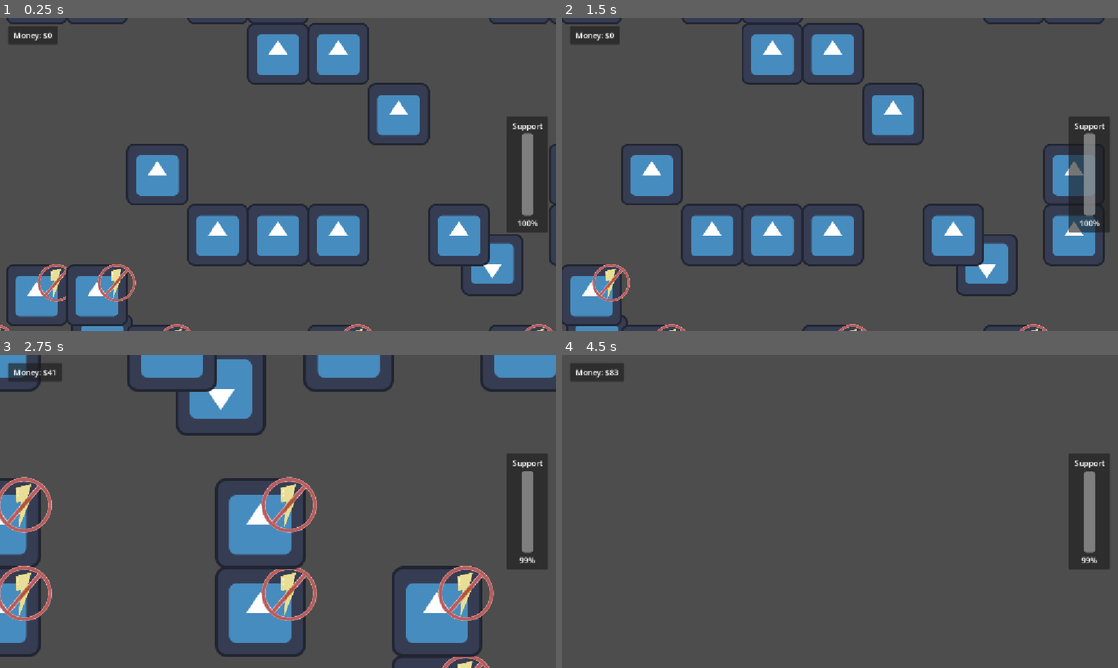
Above: before the commit, frames 1-4 (two rows, left to right).
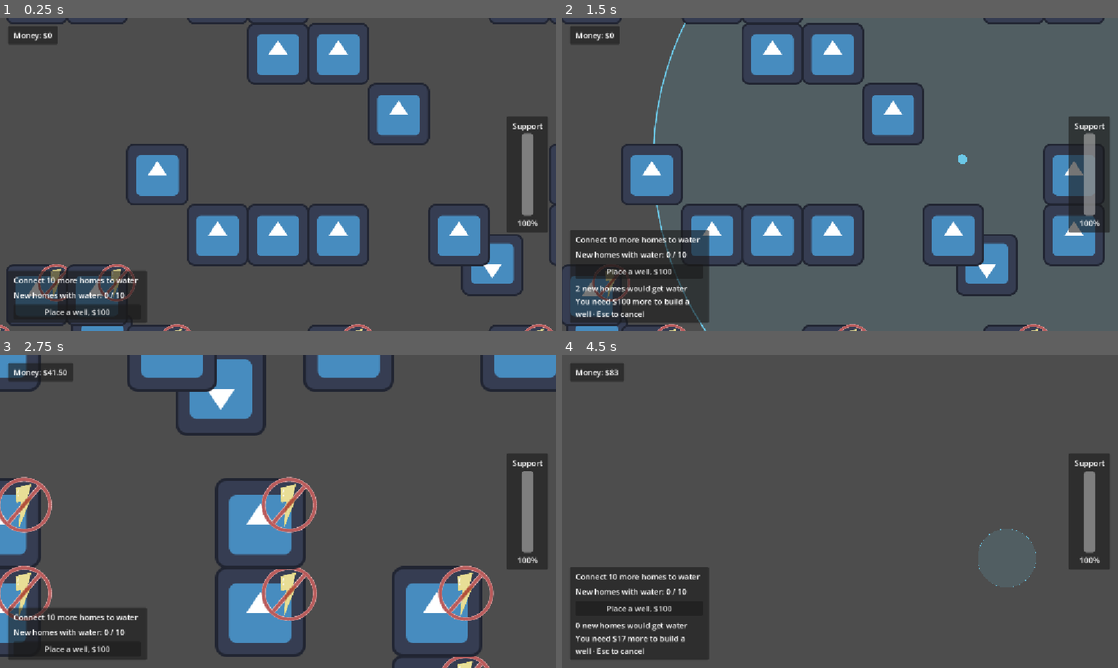
Above: after the commit, the same moments.

Repository: vini-44/cascadia-bounce-back
Game: Godot game, scene res://scenes/world_map.tscn
Same seed, same stepped clock (60 frames per second), same inputs: the game is played once before the commit and once after it. This scene is started directly instead of the project's main scene. The engine's default icon, where the game draws it, is replaced by a stand-in: a white triangle on a blue panel in a dark square.
Inputs (mouse positions are in pixels of both pictures, inside the frame that each line leads up to):
- Up to frame 1 (0.25 s): no input
- Up to frame 2 (1.5 s): click (639, 312) at 0.5 s, where only the run after the commit has a clickable "Place a well, $100"; tap Enter at 1.25 s; move the mouse to (962, 158) at 1.27 s; hold Right (ui_right) from 1.28 s (still down); hold B (place_well, bound only after the commit) from 1.28 s (still down); click (962, 158) at 1.42 s
- Up to frame 3 (2.75 s): move the mouse to (166, 527) at 2.02 s; release Right (ui_right) at 2.03 s; release B (place_well, bound only after the commit) at 2.03 s; hold Down (ui_down) from 2.03 s (still down); tap Q (Zoom in) at 2.1 s; click (166, 527) at 2.17 s; tap B (place_well, bound only after the commit) at 2.3 s
- Up to frame 4 (4.5 s): move the mouse to (895, 442) at 2.77 s; release Down (ui_down) at 2.78 s; hold Right (ui_right) 2.78-3.53 s; hold E (Zoom out) 2.78-3.53 s; click (895, 442) at 2.92 s; tap B (place_well, bound only after the commit) at 3.05, 3.6 s; move the mouse to (812, 574) at 3.52 s; hold Up (ui_up) 3.53-4.28 s; click (812, 574) at 3.67 s; move the mouse to (1006, 558) at 4.27 s; hold Left (ui_left) from 4.28 s (still down); hold B (place_well, bound only after the commit) from 4.28 s (still down); click (1006, 558) at 4.42 s

The runs differ from the first frame. In frame 1, 4.0% of the frame differs, in the area x 1-27%, y 80-98%; in frame 2, 7.0%, in the area x 1-73%, y 1-100%; in frame 3, 4.0%; in frame 4, 7.0%.

Commit message:
add well placement and water coverage goal

Diff:
--- a/project.godot
+++ b/project.godot
@@ -11,7 +11,7 @@
 [application]
 
 config/name="cascadia-bounce-back"
-run/main_scene="uid://oe0qmt8fd1co"
+run/main_scene="res://scenes/main_menu.tscn"
 config/features=PackedStringArray("4.7", "Forward Plus")
 config/icon="res://icon.svg"
 
@@ -64,6 +64,11 @@
 , Object(InputEventKey,"resource_local_to_scene":false,"resource_name":"","device":-1,"window_id":0,"alt_pressed":false …(183 unchanged characters)…
 ]
 }
+place_well={
+"deadzone": 0.5,
+"events": [Object(InputEventKey,"resource_local_to_scene":false,"resource_name":"","device":16,"window_id":0,"alt_pressed":false,"shift_pressed":false,"ctrl_pressed":false,"meta_pressed":false,"pressed":false,"keycode":0,"physical_keycode":66,"key_label":0,"unicode":0,"location":0,"echo":false,"script":null)
+]
+}
 "Zoom out"={
 "deadzone": 0.2,
 "events": [Object(InputEventKey,"resource_local_to_scene":false,"resource_name":"","device":-1,"window_id":0,"alt_press …(192 unchanged characters)…
--- a/scenes/world_map.tscn
+++ b/scenes/world_map.tscn
@@ -17,9 +17,8 @@
 
 [node name="Camera2D" type="Camera2D" parent="player" unique_id=1863578224]
 
-[node name="HUD" type="CanvasLayer" parent="." unique_id=365164596 node_paths=PackedStringArray("player")]
+[node name="HUD" type="CanvasLayer" parent="." unique_id=365164596]
 script = ExtResource("3_stats")
-player = NodePath("../player")
 
 [node name="MoneyPanel" type="PanelContainer" parent="HUD" unique_id=1429605165]
 offset_left = 16.0
@@ -88,6 +87,89 @@
 text = "100%"
 horizontal_alignment = 1
 
+[node name="BuildPanel" type="PanelContainer" parent="HUD"]
+anchor_top = 1.0
+anchor_bottom = 1.0
+offset_left = 16.0
+offset_top = -16.0
+offset_right = 304.0
+offset_bottom = -16.0
+grow_vertical = 0
+
+[node name="Padding" type="MarginContainer" parent="HUD/BuildPanel"]
+layout_mode = 2
+theme_override_constants/margin_left = 12
+theme_override_constants/margin_top = 8
+theme_override_constants/margin_right = 12
+theme_override_constants/margin_bottom = 8
+
+[node name="Details" type="VBoxContainer" parent="HUD/BuildPanel/Padding"]
+layout_mode = 2
+theme_override_constants/separation = 8
+
+[node name="WaterObjective" type="Label" parent="HUD/BuildPanel/Padding/Details"]
+unique_name_in_owner = true
+layout_mode = 2
+text = "Connect 10 more homes to water"
+
+[node name="WaterProgress" type="Label" parent="HUD/BuildPanel/Padding/Details"]
+unique_name_in_owner = true
+layout_mode = 2
+text = "New homes with water: 0 / 10"
+
+[node name="BuildWell" type="Button" parent="HUD/BuildPanel/Padding/Details"]
+unique_name_in_owner = true
+layout_mode = 2
+tooltip_text = "B: Place a well"
+text = "Place a well, $100"
+
+[node name="PreviewDetails" type="VBoxContainer" parent="HUD/BuildPanel/Padding/Details"]
+unique_name_in_owner = true
+visible = false
+layout_mode = 2
+
+[node name="PreviewCount" type="Label" parent="HUD/BuildPanel/Padding/Details/PreviewDetails"]
+unique_name_in_owner = true
+layout_mode = 2
+
+[node name="PreviewHint" type="Label" parent="HUD/BuildPanel/Padding/Details/PreviewDetails"]
+unique_name_in_owner = true
+layout_mode = 2
+autowrap_mode = 3
+
+[node name="ResultScreen" type="CenterContainer" parent="HUD"]
+unique_name_in_owner = true
+visible = false
+anchor_right = 1.0
+anchor_bottom = 1.0
+grow_horizontal = 2
+grow_vertical = 2
+
+[node name="ResultPanel" type="PanelContainer" parent="HUD/ResultScreen"]
+custom_minimum_size = Vector2(288, 0)
+layout_mode = 2
+
+[node name="Padding" type="MarginContainer" parent="HUD/ResultScreen/ResultPanel"]
+layout_mode = 2
+theme_override_constants/margin_left = 24
+theme_override_constants/margin_top = 16
+theme_override_constants/margin_right = 24
+theme_override_constants/margin_bottom = 16
+
+[node name="Result" type="VBoxContainer" parent="HUD/ResultScreen/ResultPanel/Padding"]
+layout_mode = 2
+theme_override_constants/separation = 16
+
+[node name="ResultMessage" type="Label" parent="HUD/ResultScreen/ResultPanel/Padding/Result"]
+unique_name_in_owner = true
+layout_mode = 2
+horizontal_alignment = 1
+autowrap_mode = 3
+
+[node name="Retry" type="Button" parent="HUD/ResultScreen/ResultPanel/Padding/Result"]
+unique_name_in_owner = true
+layout_mode = 2
+
 [node name="well" parent="." unique_id=2044072898 instance=ExtResource("4_pls23")]
 position = Vector2(444, 187)
 
@@ -99,3 +181,6 @@
 
 [node name="well3" parent="." unique_id=2041764024 instance=ExtResource("4_pls23")]
 position = Vector2(-364, 354)
+
+[connection signal="pressed" from="HUD/BuildPanel/Padding/Details/BuildWell" to="." method="toggle_placement"]
+[connection signal="pressed" from="HUD/ResultScreen/ResultPanel/Padding/Result/Retry" to="." method="restart_round"]
--- a/scripts/stats_hud.gd
+++ b/scripts/stats_hud.gd
@@ -1,13 +1,17 @@
 extends CanvasLayer
-
-const Player = preload("res://scripts/player.gd")
-
-@export var player: Player
-
 
 @onready var money_label: Label = %MoneyLabel
 @onready var support_bar: ProgressBar = %SupportBar
 @onready var support_value: Label = %SupportValue
+@onready var objective: Label = %WaterObjective
+@onready var progress: Label = %WaterProgress
+@onready var build_button: Button = %BuildWell
+@onready var preview_details: VBoxContainer = %PreviewDetails
+@onready var preview_count: Label = %PreviewCount
+@onready var preview_hint: Label = %PreviewHint
+@onready var result_screen: CenterContainer = %ResultScreen
+@onready var result_message: Label = %ResultMessage
+@onready var retry_button: Button = %Retry
 
 func _ready() -> void:
 	support_bar.value_changed.connect(_update_support_value)
@@ -18,10 +22,46 @@
 	_refresh_stats()
 
 func _refresh_stats() -> void:
-	var money_text := "Money: $%d" % owner.get_meta("money")
+	var money_text := "Money: %s" % _format_money(owner.get_meta("money"))
 	if money_label.text != money_text:
 		money_label.text = money_text
 	support_bar.value = owner.get_meta("support")
 
 func _update_support_value(value: float) -> void:
-	support_value.text = "%d%%" % value
+	support_value.text = "%d%%" % ceili(value)
+
+func _format_money(amount: float) -> String:
+	return "$%d" % amount if is_equal_approx(amount, floorf(amount)) else "$%.2f" % amount
+
+func setup_round(cost: int, goal: int) -> void:
+	objective.text = "Connect %d more homes to water" % goal
+	build_button.text = "Place a well, $%d" % cost
+	show_progress(0, goal)
+
+func show_progress(connected: int, goal: int) -> void:
+	progress.text = "New homes with water: %d / %d" % [mini(connected, goal), goal]
+
+func show_preview(homes: int, shortfall: float) -> void:
+	preview_details.show()
+	preview_count.text = "1 new home would get water" if homes == 1 else "%d new homes would get water" % homes
+	if shortfall > 0:
+		preview_hint.text = "You need %s more to build a well" % _format_money(shortfall)
+	elif homes == 0:
+		preview_hint.text = "Move the well to reach homes without water"
+	else:
+		preview_hint.text = "Click to build"
+	preview_hint.text += " · Esc to cancel"
+
+func hide_preview() -> void:
+	preview_details.hide()
+
+func show_result(won: bool, connected: int, goal: int) -> void:
+	build_button.disabled = true
+	if won:
+		result_message.text = "%d more homes have water." % goal
+		retry_button.text = "Play again"
+	else:
+		result_message.text = "Support ran out, you connected %d of %d homes." % [connected, goal]
+		retry_button.text = "Try again"
+	result_screen.show()
+	retry_button.grab_focus()
--- a/scripts/world.gd
+++ b/scripts/world.gd
@@ -1,17 +1,38 @@
 extends Node2D
 
-var tick = 0;
+const WELL_TEMPLATE := preload("res://scenes/well_template.tscn")
+const StatsHUD = preload("res://scripts/stats_hud.gd")
+const WELL_COST := 100
+const WATER_GOAL := 10
+const DAY_SECONDS := 2.0
+
+var day_elapsed := 0.0
 var day = 0
+var connected_homes := 0
+var placing_well := false
+var round_finished := false
+var preview_position := Vector2.ZERO
+var preview_houses: Array[Node2D] = []
 
 var occupied_positions: Dictionary = {}
 
 var house_list: Array[Node2D]
+var dry_houses: Array[Node2D] = []
 
 const house_template = preload("res://scenes/house_template.tscn")
 var rng = RandomNumberGenerator.new()
 
+@onready var starting_well: Node2D = $well
+@onready var well_range: CollisionShape2D = $well/well_area/well_range
+@onready var hud: StatsHUD = $HUD
+
 func _ready():
 	spawn_houses(100,10,125)
+	dry_houses.assign(house_list)
+	for node in get_children():
+		if node is Node2D and node.is_in_group("well"):
+			_connect_houses(_houses_in_well_range(node.global_position))
+	hud.setup_round(WELL_COST, WATER_GOAL)
 
 func spawn_houses(max_house:int, size: int, grid_size:int) -> void:
 
@@ -35,13 +56,15 @@
 	#print(house_list)
 
 func _process(delta: float) -> void:
-	if (tick == 120):
+	if round_finished:
+		return
+	day_elapsed += delta
+	while day_elapsed >= DAY_SECONDS and not round_finished:
+		day_elapsed -= DAY_SECONDS
 		day_event()
-		day += 1;
-		tick = 0;
-	else:
-		tick += 1
-		#print(tick)
+		day += 1
+	if placing_well:
+		_update_preview()
 
 func _physics_process(delta: float) -> void:
 	for current_house in house_list:
@@ -49,6 +72,8 @@
 		#print(current_house)
 
 func day_event() -> void:
+	if round_finished:
+		return
 	print("day:")
 	print(day)
 
@@ -66,19 +91,20 @@
 	#print("Money:")
 	#print(get_meta("money"))
 
-	if (get_meta("support") == 0):
-		get_tree().change_scene_to_file("res://scenes/main_menu.tscn")
+	if get_meta("support") <= 0.0:
+		_finish_round(false)
 
 func support_calc():
-	var total_support = float(0)
-	var house_count = float(house_list.size())
+	var total_support := 0.0
+	var house_count := float(house_list.size())
 
 	for current_house in house_list:
 		if (current_house.get_meta("power") == true):
 			total_support += 1
 		if (current_house.get_meta("water") == true):
 			total_support += 1
-	set_meta("support", get_meta("support") - 1.5 + total_support/house_count)
+	var service_support := total_support / maxf(1.0, house_count)
+	set_meta("support", clampf(get_meta("support") - 1.5 + service_support, 0.0, 100.0))
 	#print(float(total_support/house_count))
 	#print(total_support)
 	#print(house_count)
@@ -86,19 +112,98 @@
 
 func house_update(house: Node2D):
 	var area = house.get_node("house_area") as Area2D
-	var water_icon = house.get_node("water_icon") as Sprite2D
 	var power_icon = house.get_node("power_icon") as Sprite2D
-
-	for body in area.get_overlapping_areas():
-
-		if body.is_in_group("well"):
-			house.set_meta("water", true)
-			water_icon.hide()
-		if body.is_in_group("power_source"):
-			house.set_meta("power", true)
-			power_icon.hide()
-	if(!area.has_overlapping_areas()):
-		house.set_meta("power", false)
-		power_icon.show()
-		house.set_meta("water", false)
-		water_icon.show()
+	var has_power := area.get_overlapping_areas().any(
+		func(other: Area2D) -> bool: return other.is_in_group("power_source")
+	)
+	if has_power != house.get_meta("power"):
+		house.set_meta("power", has_power)
+		power_icon.visible = not has_power
+
+func _unhandled_input(event: InputEvent) -> void:
+	if round_finished:
+		return
+	if event.is_action_pressed("place_well") and not event.is_echo():
+		toggle_placement()
+	elif placing_well and event.is_action_pressed("ui_cancel"):
+		_cancel_placement()
+	elif placing_well and event is InputEventMouseButton and event.pressed and event.button_index == MOUSE_BUTTON_LEFT:
+		var click_position: Vector2 = get_viewport().get_canvas_transform().affine_inverse() * event.position
+		_try_build_well(click_position)
+	else:
+		return
+	get_viewport().set_input_as_handled()
+
+func toggle_placement() -> void:
+	if round_finished:
+		return
+	if placing_well:
+		_cancel_placement()
+	else:
+		placing_well = true
+		_update_preview()
+
+func _update_preview() -> void:
+	preview_position = get_global_mouse_position()
+	preview_houses = _houses_in_well_range(preview_position)
+	hud.show_preview(preview_houses.size(), maxf(0.0, WELL_COST - float(get_meta("money"))))
+	queue_redraw()
+
+func _cancel_placement() -> void:
+	placing_well = false
+	preview_houses.clear()
+	hud.hide_preview()
+	queue_redraw()
+
+func _try_build_well(at: Vector2) -> void:
+	var newly_served := _houses_in_well_range(at)
+	if newly_served.is_empty() or get_meta("money") < WELL_COST:
+		return
+	var well := WELL_TEMPLATE.instantiate() as Node2D
+	add_child(well)
+	well.global_position = at
+	set_meta("money", get_meta("money") - WELL_COST)
+	_connect_houses(newly_served)
+	connected_homes += newly_served.size()
+	hud.show_progress(connected_homes, WATER_GOAL)
+	_cancel_placement()
+	if connected_homes >= WATER_GOAL:
+		_finish_round(true)
+
+func _houses_in_well_range(at: Vector2) -> Array[Node2D]:
+	var served: Array[Node2D] = []
+	var coverage := well_range.global_transform
+	coverage.origin += at - starting_well.global_position
+	for house in dry_houses:
+		var house_range: CollisionShape2D = house.get_node("house_area/house_range")
+		if well_range.shape.collide(coverage, house_range.shape, house_range.global_transform):
+			served.append(house)
+	return served
+
+func _connect_houses(houses: Array[Node2D]) -> void:
+	for house in houses:
+		dry_houses.erase(house)
+		house.set_meta("water", true)
+		house.get_node("water_icon").hide()
+
+func _draw() -> void:
+	if not placing_well:
+		return
+	var center := to_local(preview_position + well_range.global_position - starting_well.global_position)
+	var radius := (well_range.shape as CircleShape2D).radius * well_range.scale.x
+	var accent := Color(0.42, 0.78, 0.90)
+	draw_circle(center, radius, Color(accent, 0.14))
+	draw_arc(center, radius, 0, TAU, 96, accent, 3.0, true)
+	draw_circle(center, 10.0, accent)
+	for house in preview_houses:
+		draw_arc(to_local(house.global_position), 80.0, 0, TAU, 32, accent, 4.0, true)
+
+func _finish_round(won: bool) -> void:
+	round_finished = true
+	_cancel_placement()
+	$player.process_mode = Node.PROCESS_MODE_DISABLED
+	set_physics_process(false)
+	hud.show_result(won, connected_homes, WATER_GOAL)
+
+func restart_round() -> void:
+	get_tree().reload_current_scene()
Not shown: 1 places in scenes/main_menu.tscn that only renumber resources
